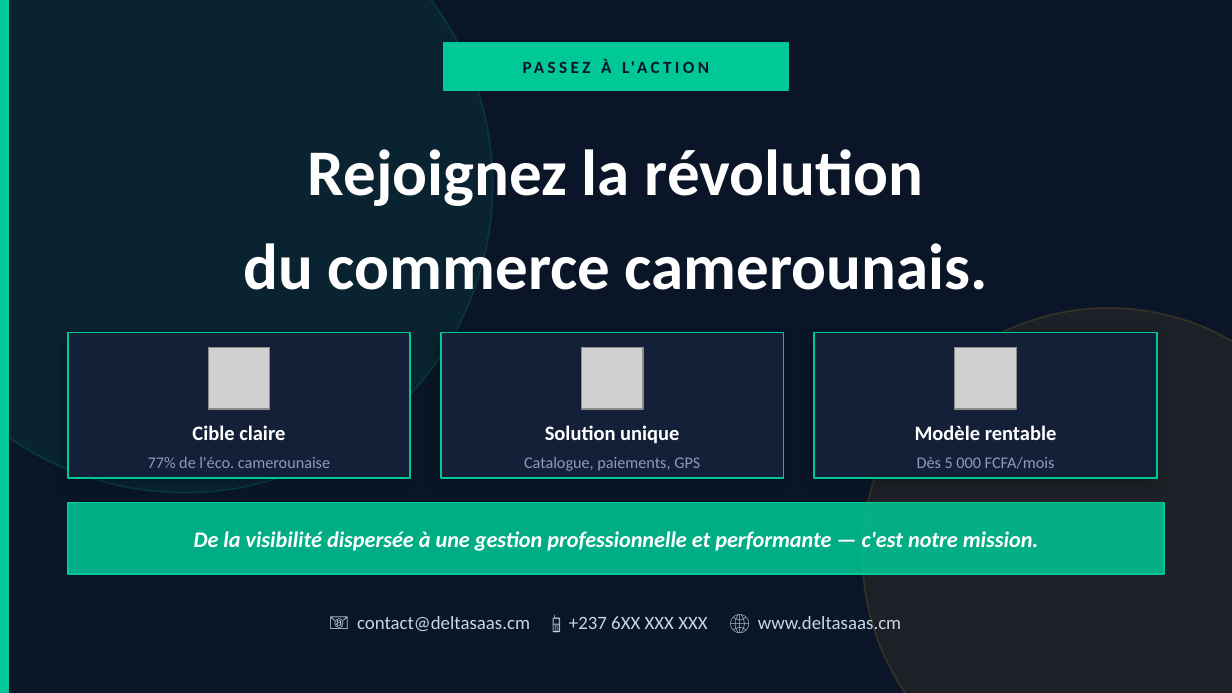
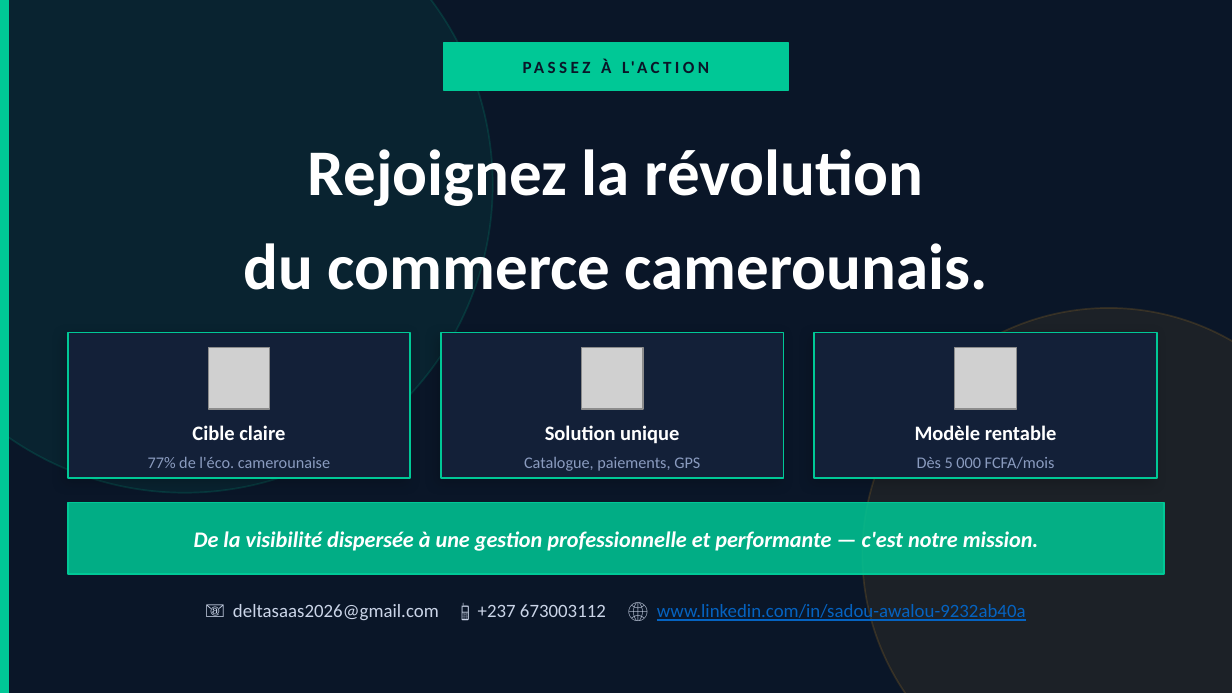
Before and after one commit to awalousadoub-debug/aweba, a slide deck: slide 14 of DeltaSaaS_PitchDeck_Ameliore.pptx (slide 11 before the commit). Drawn at 1232x693 pixels with LibreOffice and Linux fonts; fonts in the diff are those of the drawing; grey boxes stand for pictures. Boxes give left, top, right and bottom in pixels: in the first picture for what was removed or moved away, otherwise in the second. Text is boxed around its words. In the diff, an @@ line names an element or a change of style, - is before the commit and + after.

```diff
--- a/DeltaSaaS_PitchDeck_Ameliore.pptx
+++ b/DeltaSaaS_PitchDeck_Ameliore.pptx
@@ text at (x1=233, y1=602, x2=1026, y2=623): text changed; text colour #CBD5E8 to #0563C1 @@
-📧 contact@deltasaas.cm 📱 +237 6XX XXX XXX 🌐 www.deltasaas.cm
+📧 deltasaas2026@gmail.com 📱 +237 673003112 🌐 www.linkedin.com/in/sadou-awalou-9232ab40a
```
Also in this commit, not shown: 6 other slides changed, 3 slides added, 3 other files.
